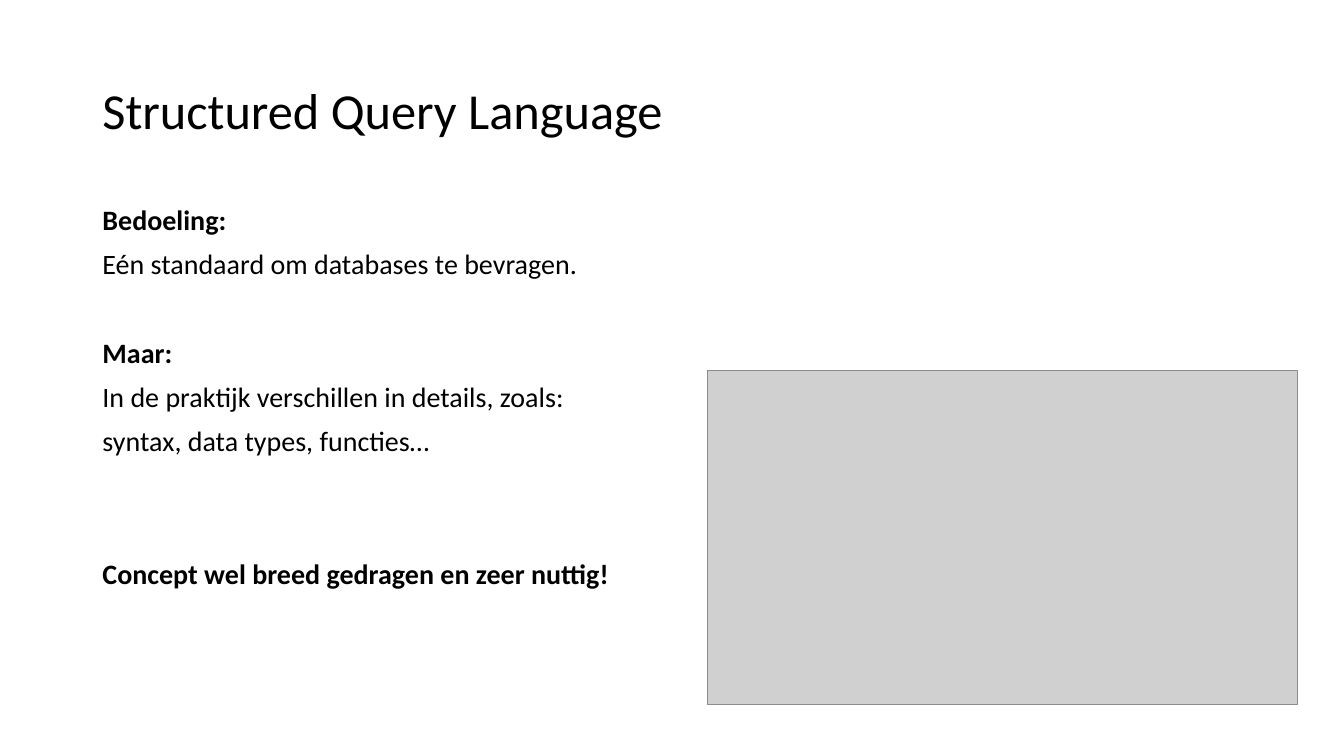
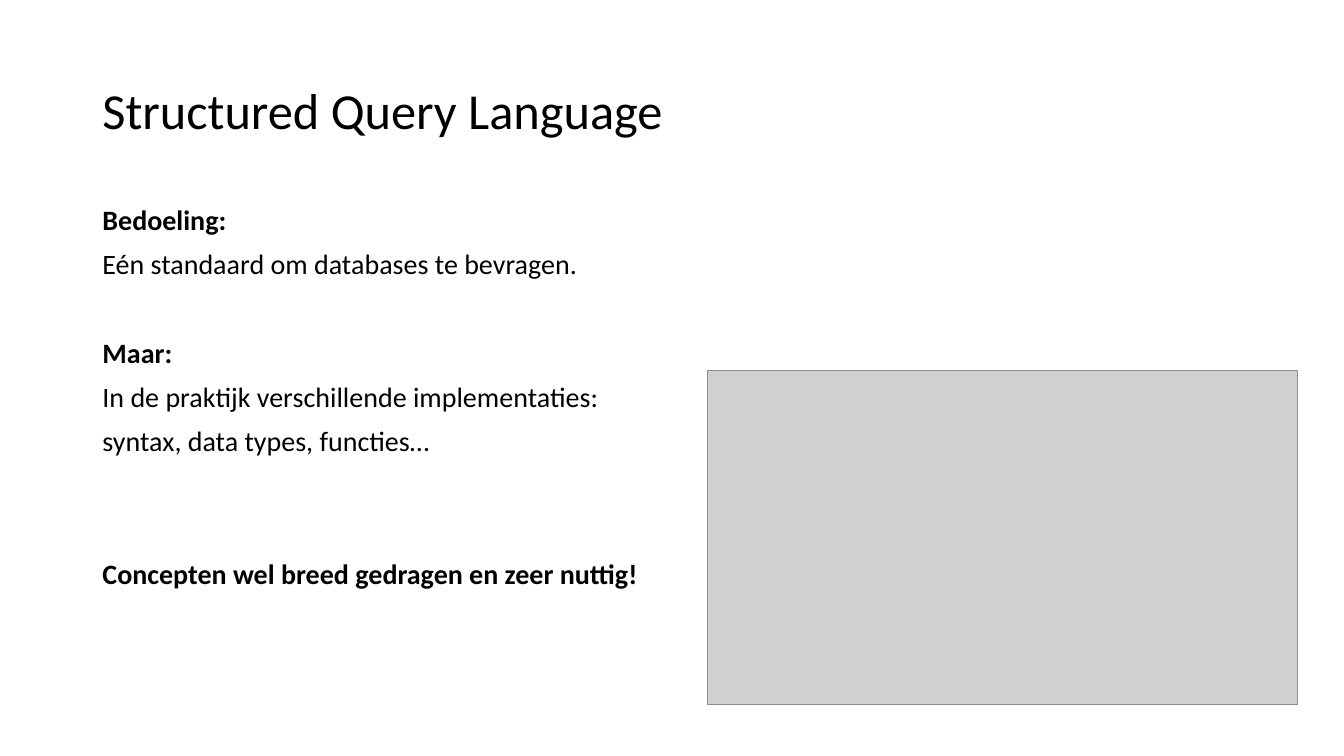
Before and after one commit to LFKoning/knowledge-sharing, a slide deck: slide 5 of sql_course_2p/1_basics/1_basics.pptx. Drawn at 1344x756 pixels with LibreOffice and Linux fonts; fonts in the diff are those of the drawing; grey boxes stand for pictures. Boxes give left, top, right and bottom in pixels: in the first picture for what was removed or moved away, otherwise in the second. Text is boxed around its words. In the diff, an @@ line names an element or a change of style, - is before the commit and + after.

```diff
--- a/sql_course_2p/1_basics/1_basics.pptx
+++ b/sql_course_2p/1_basics/1_basics.pptx
@@ text at (x1=102, y1=387, x2=598, y2=412): text changed @@
-In de praktijk verschillen in details, zoals:
+In de praktijk verschillende implementaties:
@@ text at (x1=102, y1=564, x2=638, y2=589): text changed @@
-Concept wel breed gedragen en zeer nuttig!
+Concepten wel breed gedragen en zeer nuttig!
```
Also in this commit, not shown: 19 other slides changed, 1 slide added, 9 other files.
